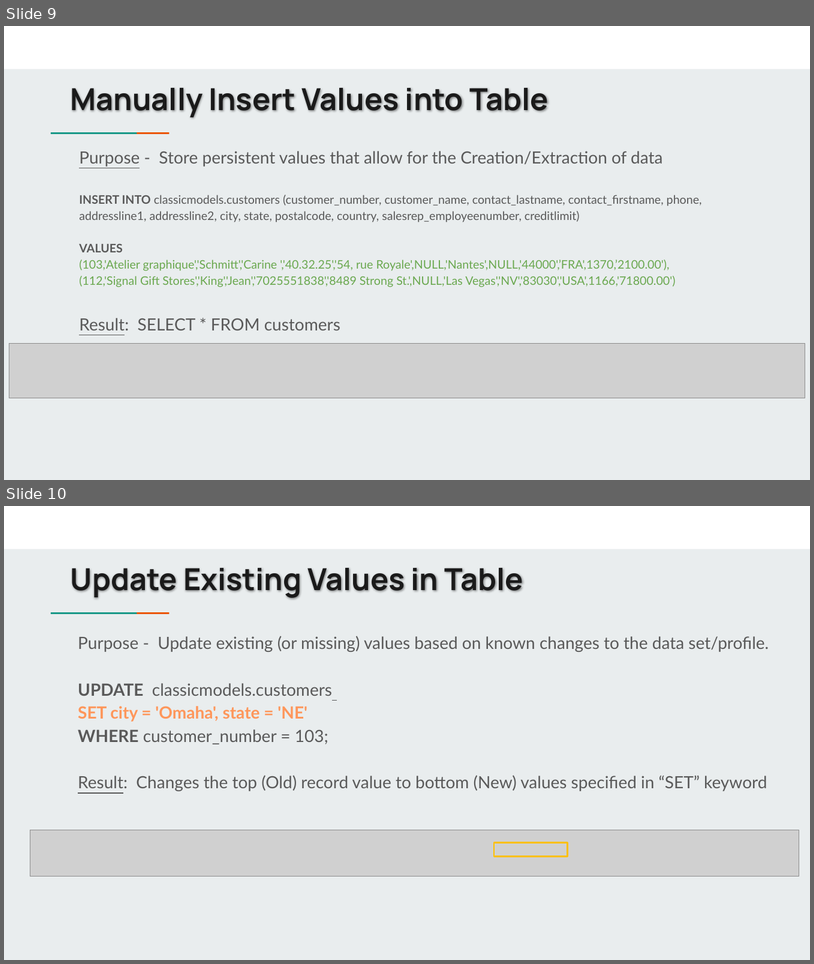
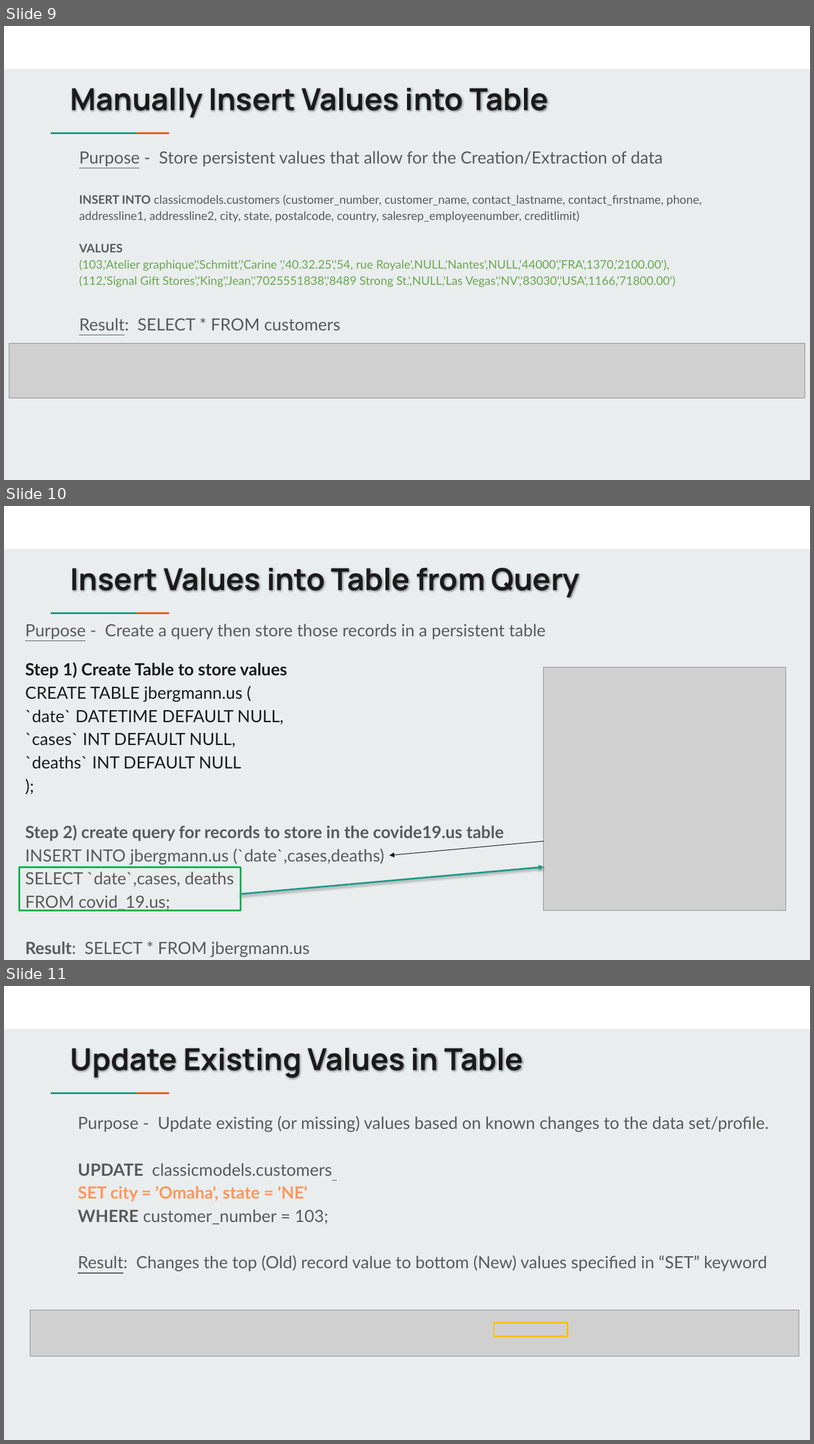
Before and after one commit to jbergmann56/OSDA-DataManipulationAndManagement, a slide deck: Lectures/(3) Extracting & Storing Data.pptx. Shown one above the other, each under a label of ours: slides 9 and 10 before the commit, slides 9, 10 and 11 after it. The pictures are 814x964 and 814x1444 pixels, drawn with LibreOffice and Linux fonts; fonts in the diff are those of the drawing; grey boxes stand for pictures. Boxes give left, top, right and bottom in pixels: in the first picture for what was removed or moved away, otherwise in the second. Text is boxed around its words. In the diff, an @@ line names an element or a change of style, - is before the commit and + after.

```diff
--- a/Lectures/(3) Extracting & Storing Data.pptx
+++ b/Lectures/(3) Extracting & Storing Data.pptx
@@ slide 10 added at [4,506,810,960], background #E9EDEE; not listed: 3 template elements that a slide beside it also shows @@
@@ title added at [71,568,579,598], 36 pt, text #1A1A1A, bold @@
+Insert Values into Table from Query
@@ text added at [25,624,546,911], 20 pt, text #595959 @@
+Purpose - Create a query then store those records in a persistent table
+Step 1) Create Table to store values
+CREATE TABLE jbergmann.us (
+`date` DATETIME DEFAULT NULL,
+`cases` INT DEFAULT NULL,
+`deaths` INT DEFAULT NULL
+);
+Step 2) create query for records to store in the covide19.us table
+INSERT INTO jbergmann.us (`date`,cases,deaths)
+SELECT `date`,cases, deaths
+FROM covid_19.us;
+Result: SELECT * FROM jbergmann.us
+=
@@ picture added at [544,667,786,910] @@
@@ arrow added from (544, 841) to (389, 855), #1A1A1A 0.75 pt @@
@@ rectangle added at [19,867,240,910], outline #00B050 2 pt @@
@@ arrow added from (241, 894) to (544, 867), #1A9988 2 pt @@
@@ what was slide 10 is now slide 11 @@
```
Also in this commit, not shown: 8 other files.
